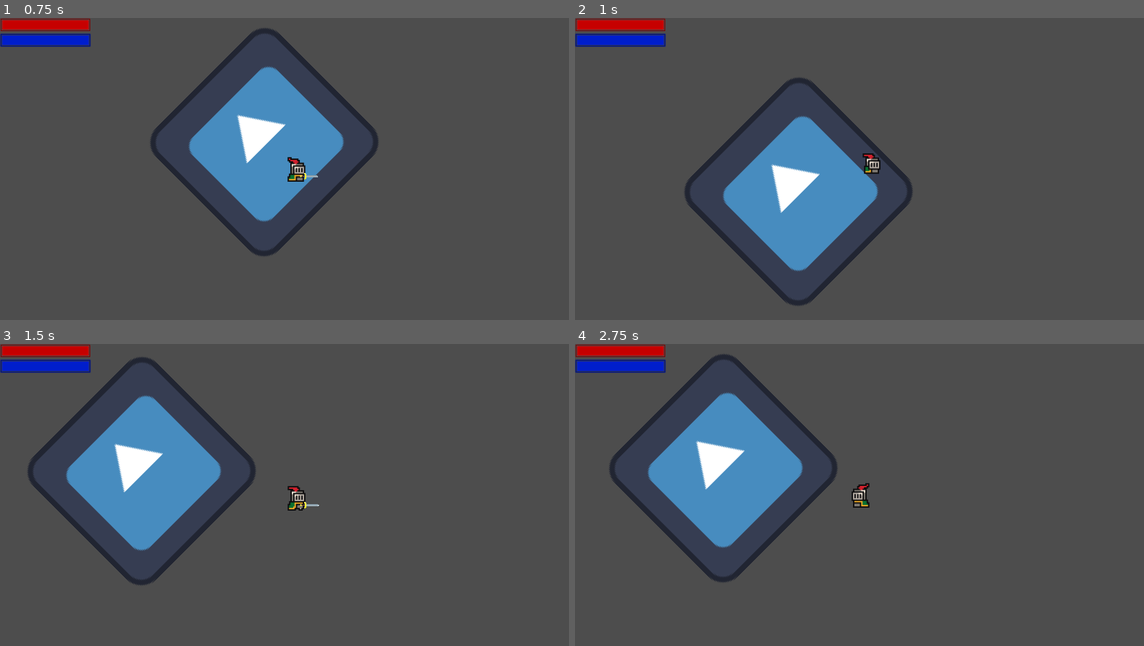
Above: before the commit, frames 1-4 (two rows, left to right).
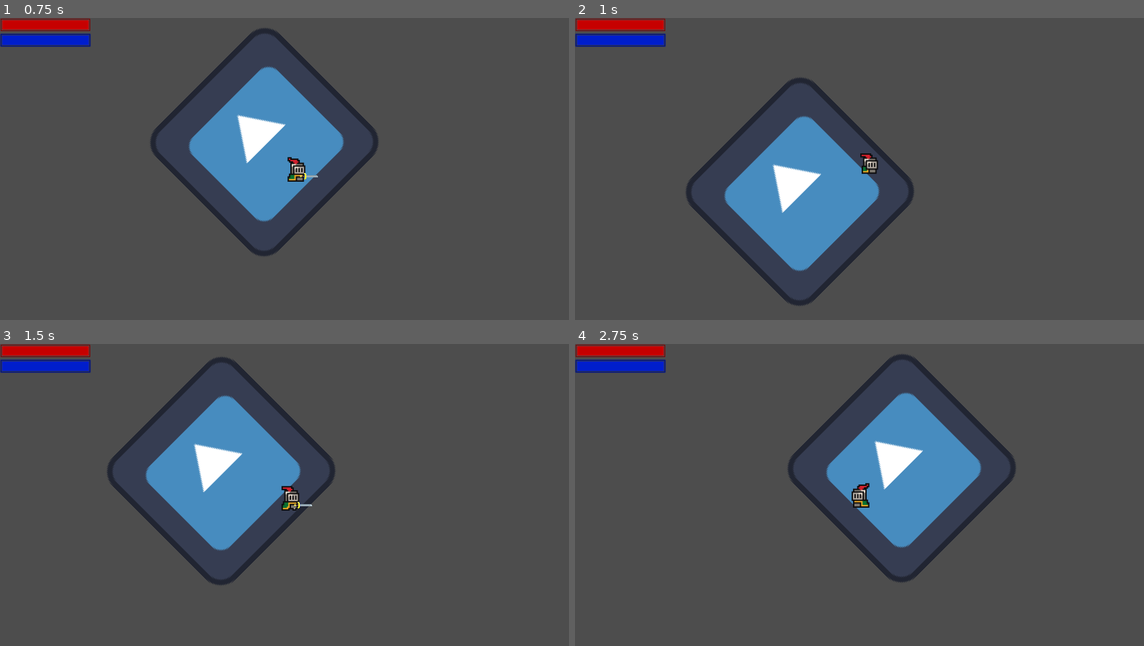
Above: after the commit, the same moments.

Repository: ToastedTeam/CaveGame
Game: Godot game, scene res://scenes/main.tscn
The game is run twice, just before and just after one commit, with the same random seed, the same clock (stepped at 60 frames per second) and the same inputs. The engine's default icon, where the game draws it, is replaced by a stand-in: a white triangle on a blue panel in a dark square.
Inputs:
- Up to frame 1 (0.75 s): tap Enter (ui_accept) at 0.5 s; hold Right (player_move_right) from 0.53 s (still down); tap A (player_attack) at 0.6 s
- Up to frame 2 (1 s): keep holding Right (player_move_right); tap Up (player_jump) at 0.77 s
- Up to frame 3 (1.5 s): keep holding Right (player_move_right); tap A (player_attack) at 1.35 s
- Up to frame 4 (2.75 s): tap Up (player_jump) at 1.52 s; release Right (player_move_right) at 2.03 s; hold Left (player_move_left) from 2.03 s (still down); tap A (player_attack) at 2.1 s

Frame 1 is identical in both runs. In frame 2, 1.2% of the frame differs, in the area x 19-60%, y 20-95%; in frame 3, 16%; in frame 4, 20%, in the area x 6-78%, y 3-80%.

Commit message:
Flesh out a little bit more of attacking, properly expand the entity class

Diff:
--- a/scenes/main.tscn
+++ b/scenes/main.tscn
@@ -6,6 +6,7 @@
 [ext_resource type="PackedScene" uid="uid://8j1kl15f7ryq" path="res://scenes/player.tscn" id="2_5r4ce"]
 [ext_resource type="Script" path="res://scripts/camera.gd" id="4_jst04"]
 [ext_resource type="PackedScene" uid="uid://jxyevycakmnv" path="res://scenes/interface.tscn" id="6_gt51k"]
+[ext_resource type="Script" path="res://scripts/Entity.gd" id="7_5g33o"]
 
 [sub_resource type="ShaderMaterial" id="ShaderMaterial_qtmoe"]
 shader = ExtResource("1_hijlh")
@@ -13,6 +14,9 @@
 shader_parameter/cam_offset = Vector2(0, 0)
 
 [sub_resource type="WorldBoundaryShape2D" id="WorldBoundaryShape2D_qsprx"]
+
+[sub_resource type="RectangleShape2D" id="RectangleShape2D_yhpg8"]
+size = Vector2(61.425, 61.125)
 
 [node name="Main" type="Node2D"]
 
@@ -46,6 +50,15 @@
 
 [node name="Interface" parent="." instance=ExtResource("6_gt51k")]
 
+[node name="damagetaker" type="Node2D" parent="."]
+script = ExtResource("7_5g33o")
+
+[node name="StaticBody2D" type="StaticBody2D" parent="damagetaker"]
+
+[node name="CollisionShape2D" type="CollisionShape2D" parent="damagetaker/StaticBody2D"]
+position = Vector2(85, -4)
+shape = SubResource("RectangleShape2D_yhpg8")
+
 [editable path="Interface"]
 [editable path="Interface/Interface2/VBoxContainer/HealthBar"]
 [editable path="Interface/Interface2/VBoxContainer/ManaBar"]
--- a/scenes/player.tscn
+++ b/scenes/player.tscn
@@ -269,7 +269,7 @@
 "times": PackedFloat32Array(0),
 "transitions": PackedFloat32Array(1),
 "update": 1,
-"values": [true]
+"values": [false]
 }
 
 [sub_resource type="AnimationLibrary" id="AnimationLibrary_sxqio"]
@@ -313,6 +313,7 @@
 
 [node name="DamageBox" type="Area2D" parent="FlipHandler/Sword"]
 position = Vector2(0, -3.5)
+monitoring = false
 
 [node name="Collision" type="CollisionShape2D" parent="FlipHandler/Sword/DamageBox"]
 shape = SubResource("RectangleShape2D_x2tqe")
--- a/scripts/Entity.gd
+++ b/scripts/Entity.gd
@@ -6,9 +6,15 @@
 # Replace with a property later, when implementing target dummies
 var health: float
 
+# OVERRIDE THIS IN CLASSES THAT INHERIT THIS CLASS FOR PROPER FUNCTIONALITY
+func Damage(damage: float):
+	health -= damage;
+	Log.info(name + " took " + str(damage) + " damage, health left: " + str(health))
+	pass
 
 # Called when the node enters the scene tree for the first time.
 func _ready() -> void:
+	health = maxHealth;
 	pass # Replace with function body.
 
 
--- a/scripts/player.gd
+++ b/scripts/player.gd
@@ -120,5 +120,6 @@
 func _on_entity_hit(body: Node2D) -> void:
 	var body_parent = body.get_parent()
 	if body_parent is Entity:
-		Log.info("Hit entity, perform damage, don't forget invincibility frames")
+		Log.info("Hit entity, perform damage, don't forget invincibility frames, remove this later")
+		body_parent.Damage(damage)
 	pass # Replace with function body.
Not shown: 1 places in scenes/main.tscn that only renumber resources
